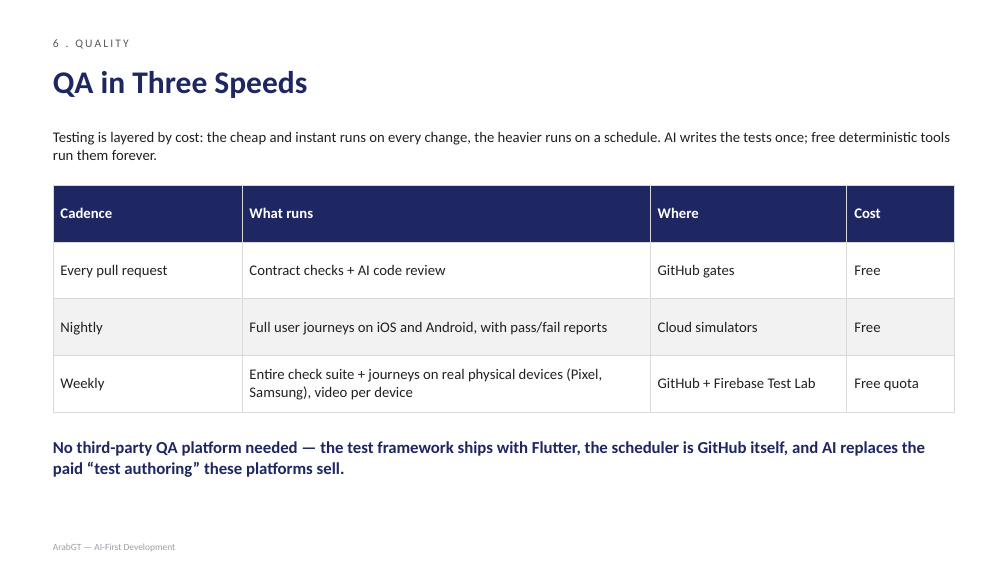
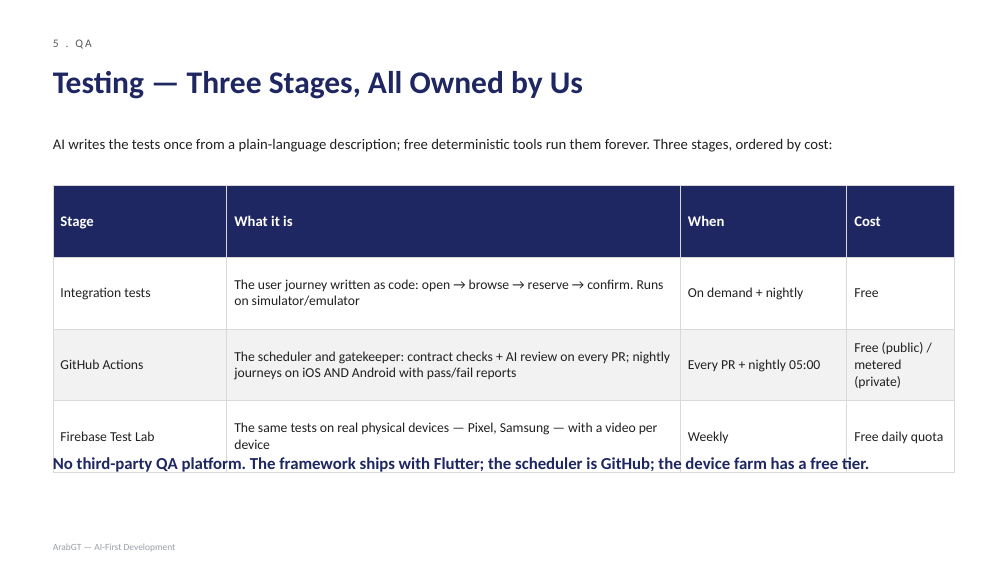
Before and after one commit to omar-arabgt/ai-development-lab, a slide deck: slide 6 of slides/ai-first-development.pptx (slide 7 before the commit). Drawn at 1008x567 pixels with LibreOffice and Linux fonts; fonts in the diff are those of the drawing. Boxes give left, top, right and bottom in pixels: in the first picture for what was removed or moved away, otherwise in the second. Text is boxed around its words. In the diff, an @@ line names an element or a change of style, - is before the commit and + after.

Commit message:
Deck v2 rebuilt to Omar's structure: multi-agent + setup + local flow, Sentry/Linear/Skills, test stages, Claude-Cursor map, developer workflow, AWS automation server

```diff
--- a/slides/ai-first-development.pptx
+++ b/slides/ai-first-development.pptx
@@ text at (53, 39, 92, 49): text changed @@
-6 . QUALITY
+5 . QA
@@ text at (53, 71, 583, 99): text changed @@
-QA in Three Speeds
+Testing — Three Stages, All Owned by Us
@@ text at (53, 138, 832, 152): text changed @@
-Testing is layered by cost: the cheap and instant runs on every change, the heavier runs on a schedule. AI writes the tests once; free deterministic tools run them forever.
+AI writes the tests once from a plain-language description; free deterministic tools run them forever. Three stages, ordered by cost:
@@ table at (53, 185, 955, 453) @@
-row 1: Cadence | What runs | Where | Cost
+row 1: Stage | What it is | When | Cost
-row 2: Every pull request | Contract checks + AI code review | GitHub gates | Free
+row 2: Integration tests | The user journey written as code: open → browse → reserve → confirm. Runs on simulator/emulator | On demand + nightly | Free
-row 3: Nightly | Full user journeys on iOS and Android, with pass/fail reports | Cloud simulators | Free
+row 3: GitHub Actions | The scheduler and gatekeeper: contract checks + AI review on every PR; nightly journeys on iOS AND Android with pass/fail reports | Every PR + nightly 05:00 | Free (public) / metered (private)
-row 4: Weekly | Entire check suite + journeys on real physical devices (Pixel, Samsung), video per device | GitHub + Firebase Test Lab | Free quota
+row 4: Firebase Test Lab | The same tests on real physical devices — Pixel, Samsung — with a video per device | Weekly | Free daily quota
@@ size 14 to 13 pt in "Free" @@
@@ text at (53, 457, 869, 472): text changed @@
-No third-party QA platform needed — the test framework ships with Flutter, the scheduler is GitHub itself, and AI replaces the paid “test authoring” these platforms sell.
+No third-party QA platform. The framework ships with Flutter; the scheduler is GitHub; the device farm has a free tier.
```
Also in this commit, not shown: 1 other slide changed, 8 slides added, 9 slides removed.
